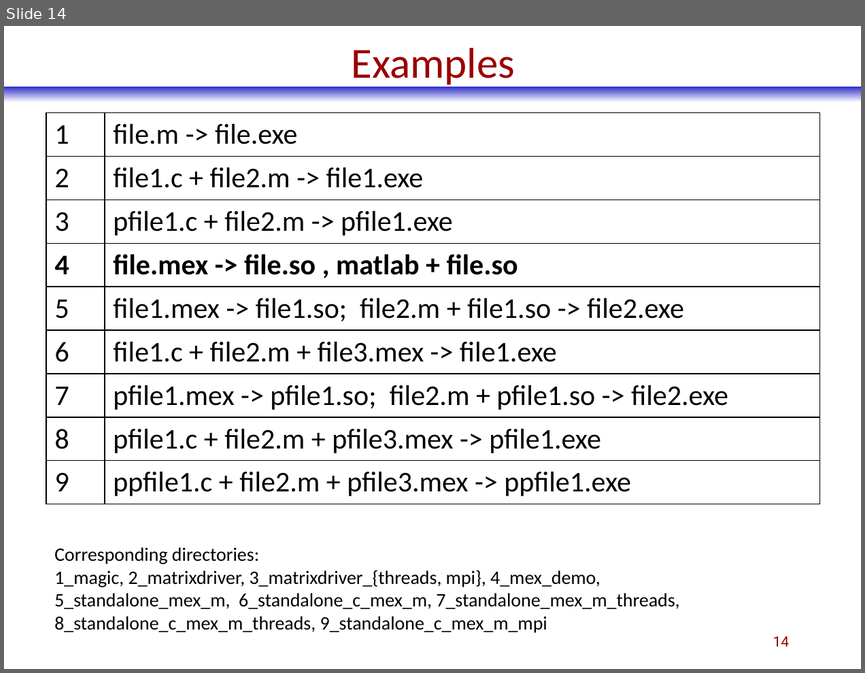
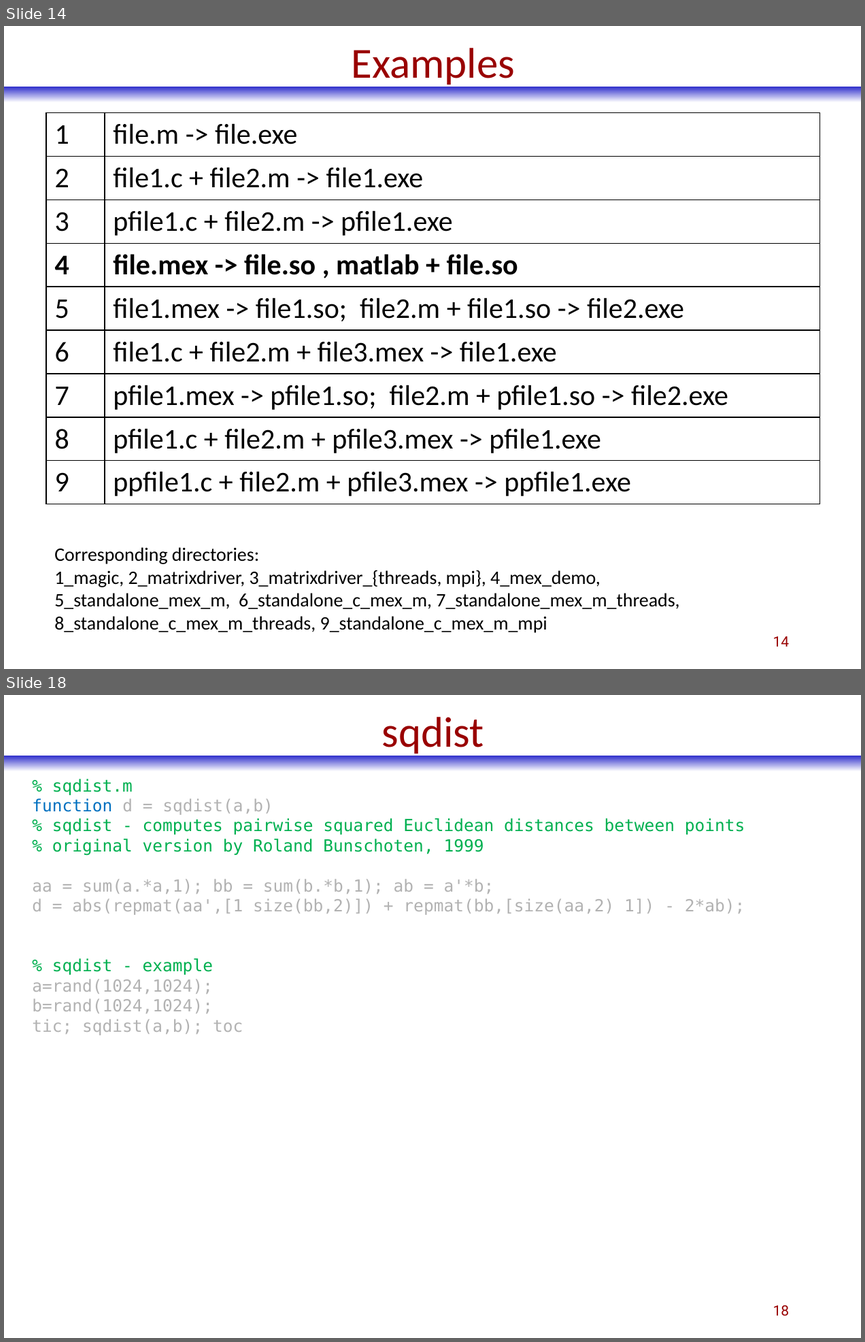
Before and after one commit to phadjido/matlab_compiler, a slide deck: ppt/EY.MatlabCompiler.pptx. Shown one above the other, each under a label of ours: slide 14 before the commit, slides 14 and 18 after it; the slides between them are not shown. The pictures are 865x673 and 865x1342 pixels, drawn with LibreOffice and Linux fonts; fonts in the diff are those of the drawing. Boxes give left, top, right and bottom in pixels: in the first picture for what was removed or moved away, otherwise in the second. Text is boxed around its words. In the diff, an @@ line names an element or a change of style, - is before the commit and + after.

```diff
--- a/ppt/EY.MatlabCompiler.pptx
+++ b/ppt/EY.MatlabCompiler.pptx
@@ slide 18 added at (x1=4, y1=695, x2=861, y2=1338), background #FFFFFF; not listed: 1 template element that a slide beside it also shows @@
@@ title added at (x1=382, y1=717, x2=484, y2=757), 36 pt, text #990000 @@
+sqdist
@@ text added at (x1=32, y1=779, x2=745, y2=1035), 14 pt, text #B2B2B2 @@
+% sqdist.m
+function d = sqdist(a,b)
+% sqdist - computes pairwise squared Euclidean distances between points
+% original version by Roland Bunschoten, 1999
+aa = sum(a.*a,1); bb = sum(b.*b,1); ab = a'*b;
+d = abs(repmat(aa',[1 size(bb,2)]) + repmat(bb,[size(aa,2) 1]) - 2*ab);
+% sqdist - example
+a=rand(1024,1024);
+b=rand(1024,1024);
+tic; sqdist(a,b); toc
@@ page number added at (x1=773, y1=1305, x2=789, y2=1316), 12 pt, text #990000 @@
+18
```
Also in this commit, not shown: 2 slides changed, 13 other slides added, 1 other file.
